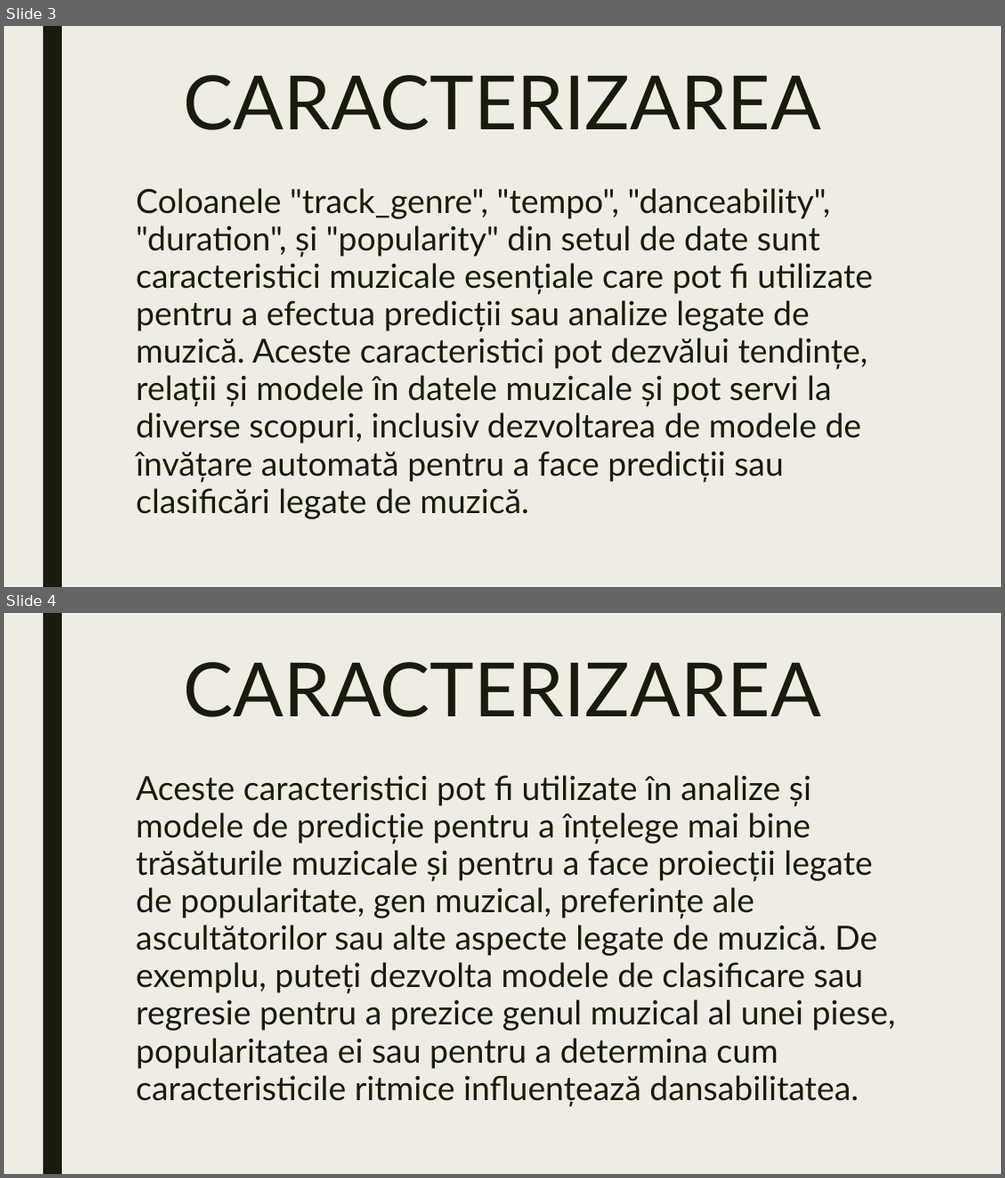
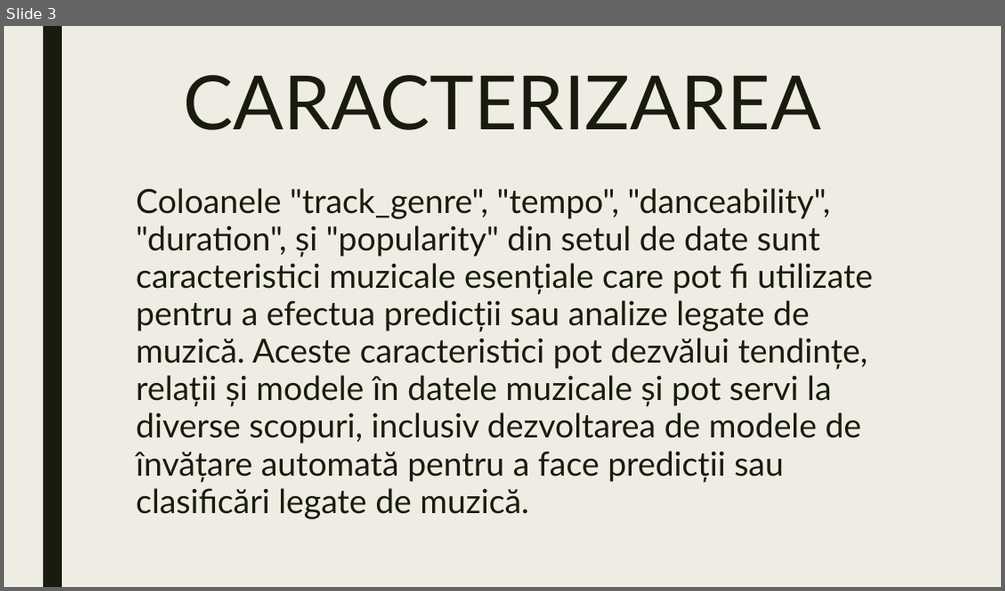
Before and after one commit to notmalicik/Github, a slide deck: Laboratorul 1/Laboratorul 1.pptx. Shown one above the other, each under a label of ours: slides 3 and 4 before the commit, slide 3 after it. The pictures are 1005x1178 and 1005x591 pixels, drawn with LibreOffice and Linux fonts; fonts in the diff are those of the drawing. Boxes give left, top, right and bottom in pixels: in the first picture for what was removed or moved away, otherwise in the second. Text is boxed around its words. In the diff, an @@ line names an element or a change of style, - is before the commit and + after.

```diff
--- a/Laboratorul 1/Laboratorul 1.pptx
+++ b/Laboratorul 1/Laboratorul 1.pptx
@@ slide 4 removed at [4, 613, 1001, 1174], background #EFEDE3; not listed: 1 template element that a slide beside it also shows @@
@@ text removed at [184, 662, 822, 717] @@
-CARACTERIZAREA
@@ text removed at [136, 775, 896, 1069] @@
-Aceste caracteristici pot fi utilizate în analize și modele de predicție pentru a înțelege mai bine trăsăturile muzicale și pentru a face proiecții legate de popularitate, gen muzical, preferințe ale ascultătorilor sau alte aspecte legate de muzică. De exemplu, puteți dezvolta modele de clasificare sau regresie pentru a prezice genul muzical al unei piese, popularitatea ei sau pentru a determina cum caracteristicile ritmice influențează dansabilitatea.
```
Also in this commit, not shown: 2 slides added, 2 other slides removed, 1 other file.
